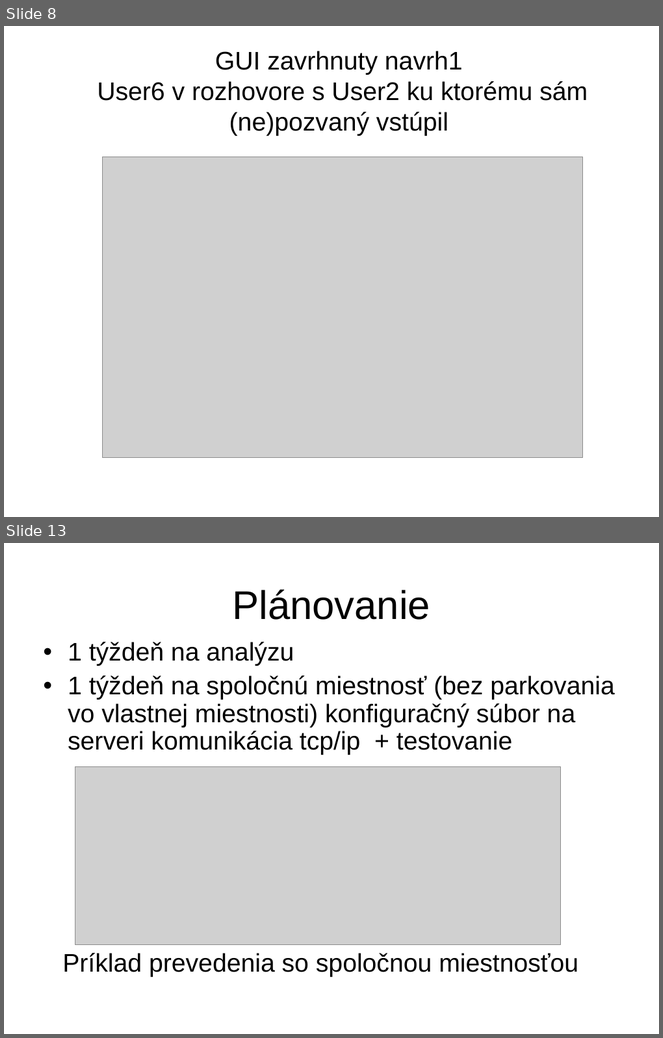
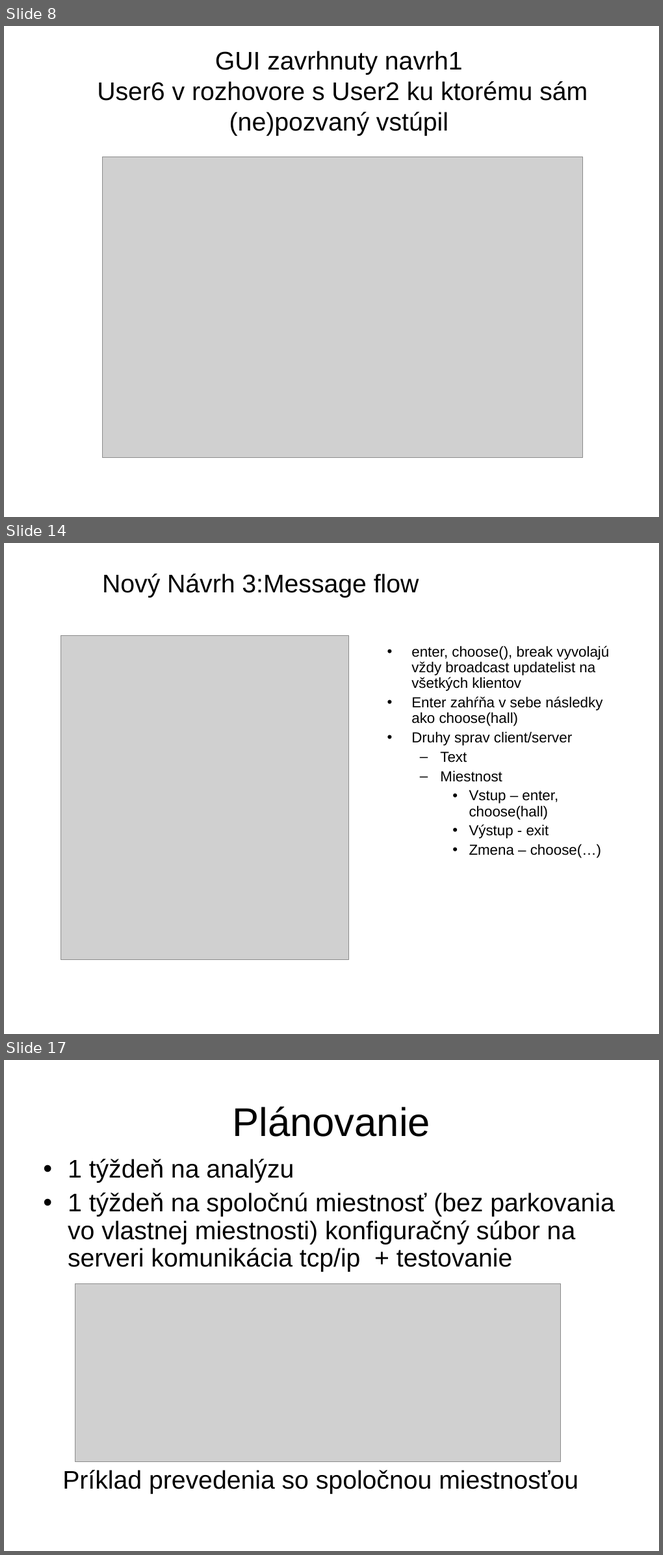
Before and after one commit to estamina/roomers, a slide deck: doc/chat.stano.ppt. Shown one above the other, each under a label of ours: slides 8 and 13 before the commit, slides 8, 14 and 17 after it; the slides between them are not shown. The pictures are 663x1038 and 663x1555 pixels, drawn with LibreOffice and Linux fonts; fonts in the diff are those of the drawing; grey boxes stand for pictures; background and template pictures are left out. Boxes give left, top, right and bottom in pixels: in the first picture for what was removed or moved away, otherwise in the second. Text is boxed around its words. In the diff, an @@ line names an element or a change of style, - is before the commit and + after.

```diff
--- a/doc/chat.stano.ppt
+++ b/doc/chat.stano.ppt
@@ slide 14 added at (x1=4, y1=543, x2=659, y2=1034), background #FFFFFF @@
@@ title added at (x1=102, y1=574, x2=419, y2=598), 28 pt, text #000000 @@
+Nový Návrh 3:Message flow
@@ picture added at (x1=61, y1=636, x2=348, y2=960) @@
@@ text added at (x1=412, y1=646, x2=610, y2=858), 16 pt, text #000000 @@
+• enter, choose(), break vyvolajú vždy broadcast updatelist na všetkých klientov
+• Enter zahŕňa v sebe následky ako choose(hall)
+• Druhy sprav client/server
+  – Text
+  – Miestnost
+    • Vstup – enter, choose(hall)
+    • Výstup - exit
+    • Zmena – choose(…)
@@ what was slide 13 is now slide 17 @@
```
Also in this commit, not shown: 4 slides changed, 3 other slides added.
